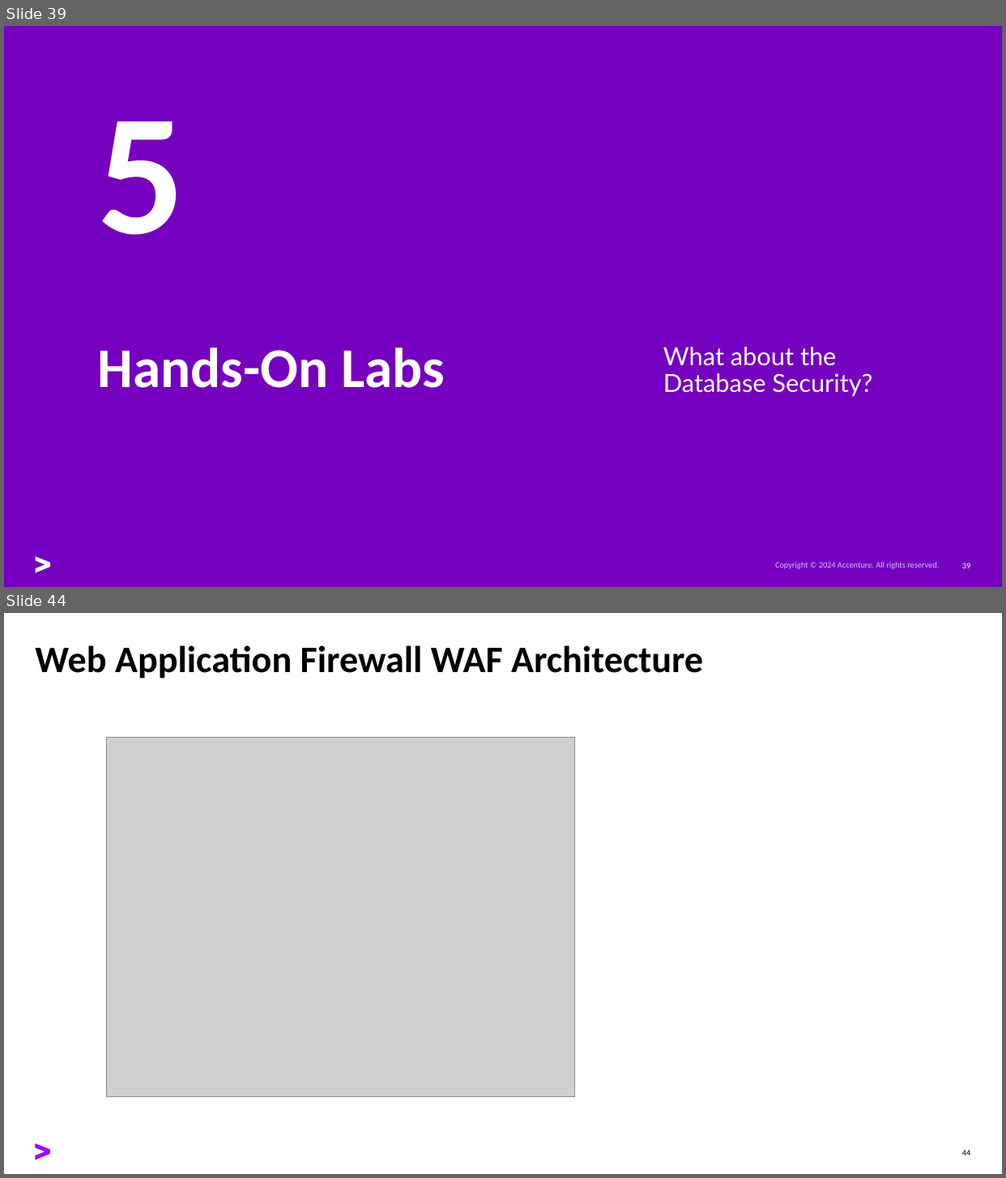
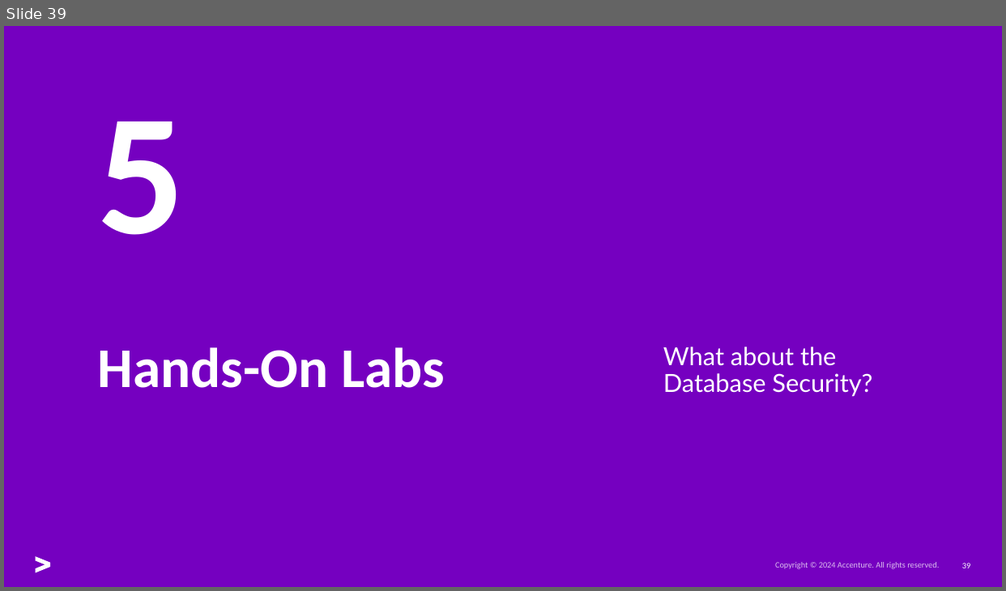
Before and after one commit to oehrlis/oci-sec-ws, a slide deck: ppt/01_Basics.pptx. Shown one above the other, each under a label of ours: slides 39 and 44 before the commit, slide 39 after it; the slides between them are not shown. The pictures are 1006x1178 and 1006x591 pixels, drawn with LibreOffice and Linux fonts; fonts in the diff are those of the drawing; grey boxes stand for pictures; background and template pictures are left out. Boxes give left, top, right and bottom in pixels: in the first picture for what was removed or moved away, otherwise in the second. Text is boxed around its words. In the diff, an @@ line names an element or a change of style, - is before the commit and + after.

```diff
--- a/ppt/01_Basics.pptx
+++ b/ppt/01_Basics.pptx
@@ slide 44 removed at [4, 613, 1002, 1174], background #FFFFFF @@
@@ title removed at [35, 645, 703, 679] @@
-Web Application Firewall WAF Architecture
@@ picture removed at [107, 738, 574, 1097] @@
@@ freeform shape removed at [36, 1144, 50, 1161] @@
@@ page number removed at [962, 1150, 970, 1156] @@
-44
```
Also in this commit, not shown: 1 slide changed, 6 other slides removed, 3 other files.
